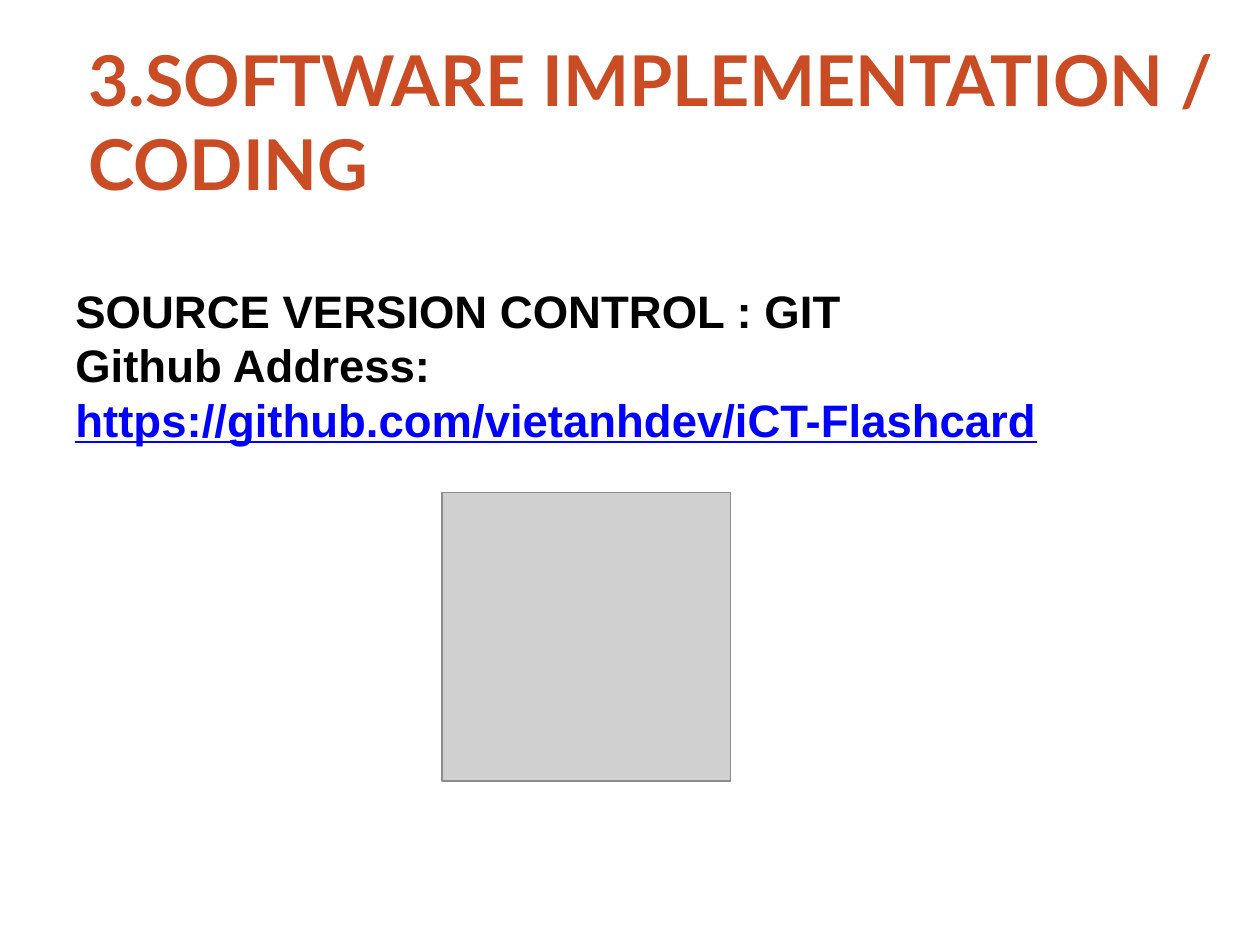
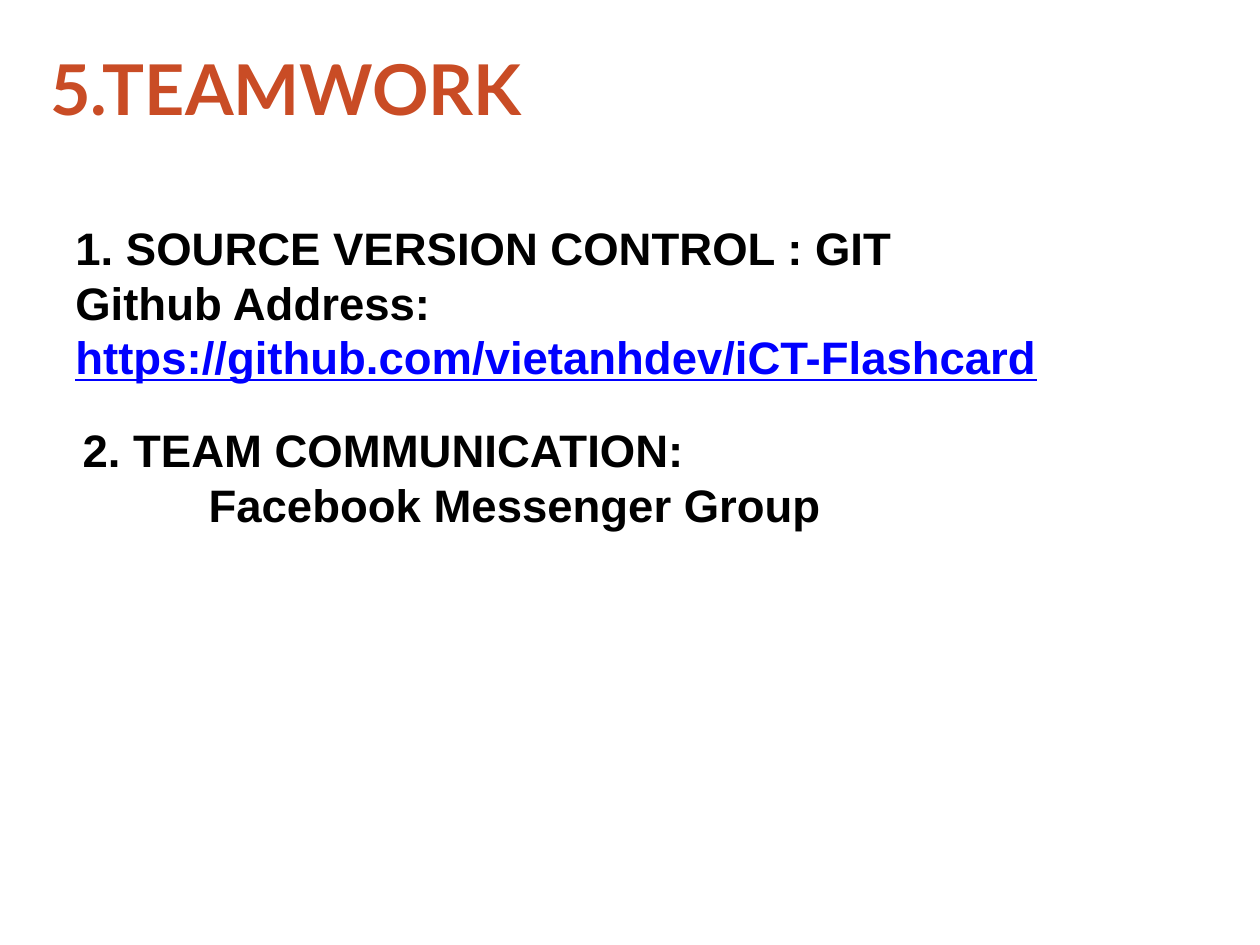
Before and after one commit to thoatran/iCT-Flashcard, a slide deck: slide 9 of docs/ReportSlides.odp (slide 6 before the commit). Drawn at 1260x945 pixels with LibreOffice and Linux fonts; fonts in the diff are those of the drawing; grey boxes stand for pictures; background and template pictures are left out. Boxes give left, top, right and bottom in pixels: in the first picture for what was removed or moved away, otherwise in the second. Text is boxed around its words. In the diff, an @@ line names an element or a change of style, - is before the commit and + after.

```diff
--- a/docs/ReportSlides.odp
+++ b/docs/ReportSlides.odp
@@ text removed at <box>88,55,1164,191</box> @@
-3.SOFTWARE IMPLEMENTATION / CODING
@@ text added at <box>50,64,521,116</box>, 40 pt, text #C94C25, bold @@
+5.TEAMWORK
@@ text "1. SOURCE VERSION CONTROL : ...": place and size @@
-text "1. SOURCE VERSION CONTROL : ..." at <box>75,296,1035,446</box>
+text "1. SOURCE VERSION CONTROL : ..." at <box>75,233,1035,384</box>
@@ text at <box>75,233,891,266</box>: text changed @@
-SOURCE VERSION CONTROL : GIT
+1. SOURCE VERSION CONTROL : GIT
@@ text added at <box>83,435,820,531</box>, 26 pt, text #000000, bold @@
+2. TEAM COMMUNICATION:
+Facebook Messenger Group
@@ picture removed at <box>442,493,731,781</box> @@
```
Also in this commit, not shown: 3 other slides changed, 2 slides added, 1 other file.
